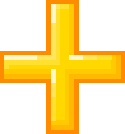
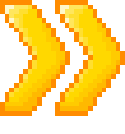
Layered file, before and after one edit (125×134). Changes by layer:
hid group "health powerup" (3 layers) over [0, 0, 125, 134]
showed group "gun powerup" (2 layers) over [0, 0, 125, 116]
